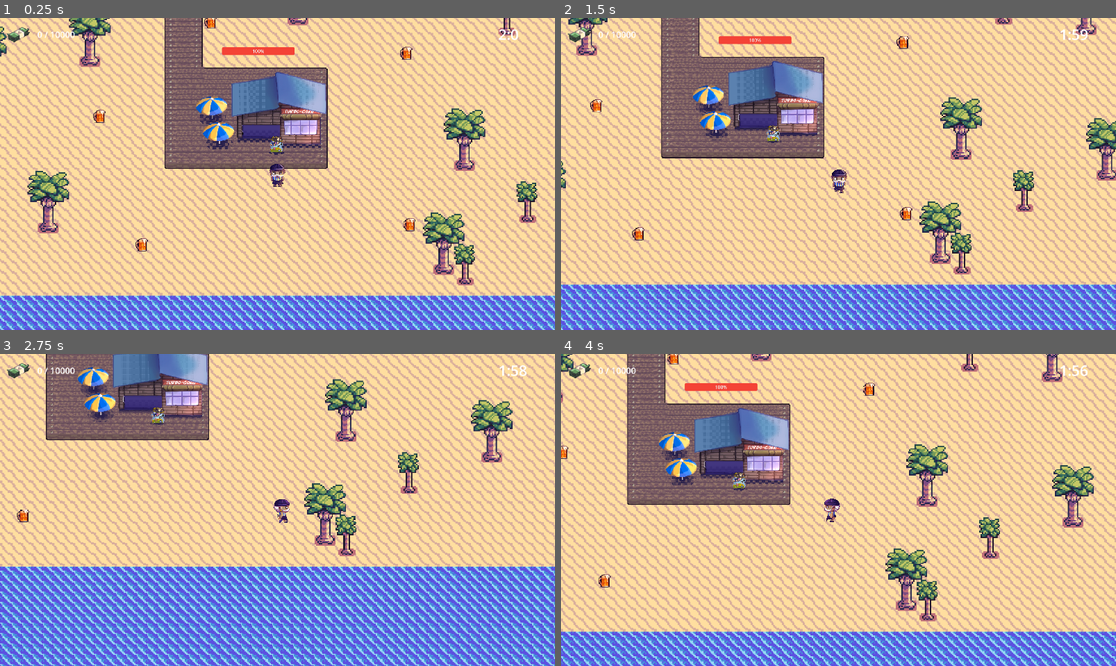
Above: before the commit, frames 1-4 (two rows, left to right).
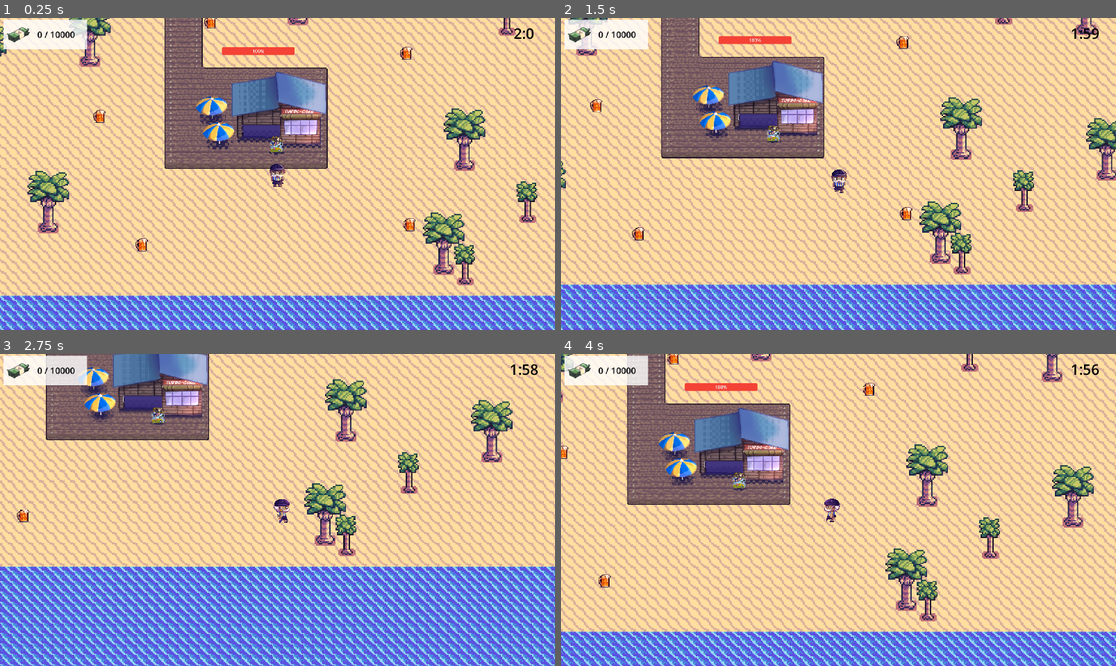
Above: after the commit, the same moments.

Repository: salem404/Cadiz-Game-Jam-II
Game: Godot game, scene res://scenes/game.tscn
Two runs of this game, one before a commit and one after it. Both use one fixed random seed, a clock stepped at 60 frames per second and the inputs below. This scene is started directly instead of the project's main scene.
Inputs:
- Up to frame 1 (0.25 s): no input
- Up to frame 2 (1.5 s): tap Enter at 0.5 s; hold D (right) 0.53-1.28 s; hold Down (down) from 1.28 s (still down)
- Up to frame 3 (2.75 s): release Down (down) at 2.03 s; hold D (right) from 2.03 s (still down)
- Up to frame 4 (4 s): release D (right) at 2.78 s; hold W (up) 2.78-3.53 s; hold A (left) from 3.53 s (still down)

The runs differ from the first frame. In frame 1, 1.5% of the frame differs, in the area x 0-97%, y 0-11%; in frame 2, 1.5%; in frame 3, 1.5%; in frame 4, 1.5%.

Commit message:
buld provisional

Diff:
--- a/gamejamcadiz/scenes/hud.tscn
+++ b/gamejamcadiz/scenes/hud.tscn
@@ -24,12 +24,24 @@
 offset_bottom = 105.0
 texture = ExtResource("1_vuhsb")
 
+[node name="ColorRect" type="ColorRect" parent="TextureRect"]
+z_index = -1
+layout_mode = 1
+anchors_preset = -1
+anchor_right = 2.9
+anchor_bottom = 1.021
+offset_right = -249.0
+offset_bottom = -62.1
+scale = Vector2(7.07225, 2.55332)
+color = Color(1, 1, 1, 0.811765)
+
 [node name="Label" type="Label" parent="TextureRect"]
 layout_mode = 0
 offset_left = 117.0
 offset_top = 30.0
 offset_right = 281.0
 offset_bottom = 72.0
+theme_override_colors/font_color = Color(0, 0, 0, 1)
 theme_override_font_sizes/font_size = 30
 text = "1000 / 1000"
 vertical_alignment = 1
@@ -37,16 +49,19 @@
 [node name="Time" type="Label" parent="."]
 layout_mode = 1
 anchors_preset = -1
-anchor_left = 0.967
-anchor_top = 0.047
-anchor_right = 0.967
-anchor_bottom = 0.047
-offset_left = -132.64
-offset_top = -29.76
-offset_right = 21.3599
-offset_bottom = 88.24
+anchor_left = 0.904
+anchor_top = 0.014
+anchor_right = 0.984
+anchor_bottom = 0.083
+offset_left = 0.319946
+offset_top = -0.120001
+offset_right = -0.280029
+offset_bottom = 0.359993
+theme_override_colors/font_color = Color(0, 0, 0, 1)
 theme_override_font_sizes/font_size = 50
 text = "12000"
+horizontal_alignment = 1
+vertical_alignment = 1
 
 [node name="Timer" type="Timer" parent="."]
 autostart = true
Binary file added: gamejamcadiz/scenes/Ilustración_sin_título.gif
